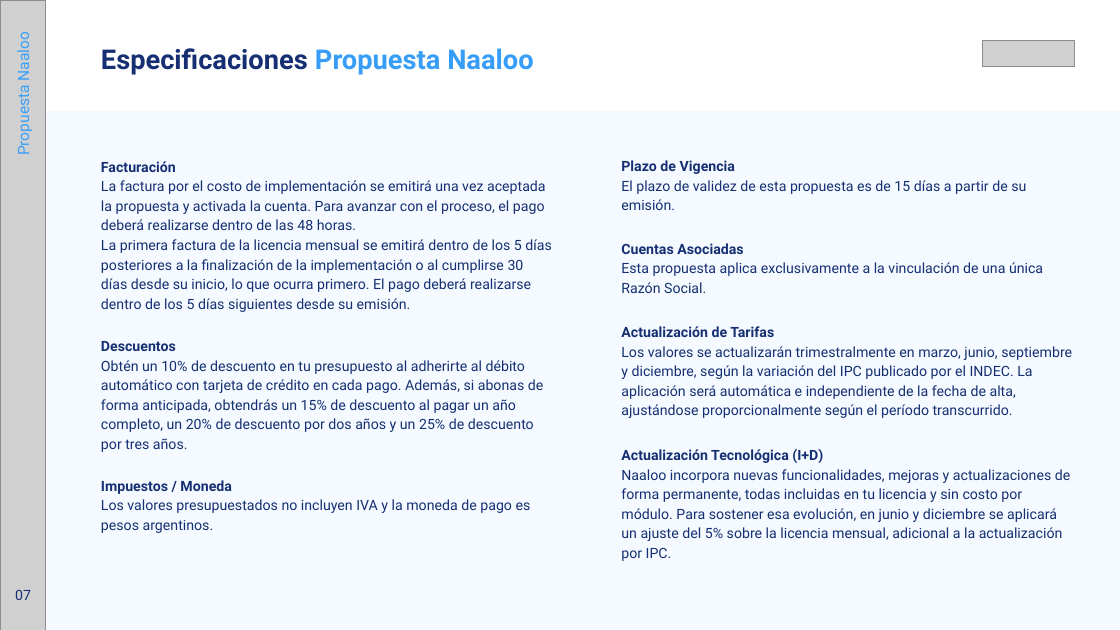
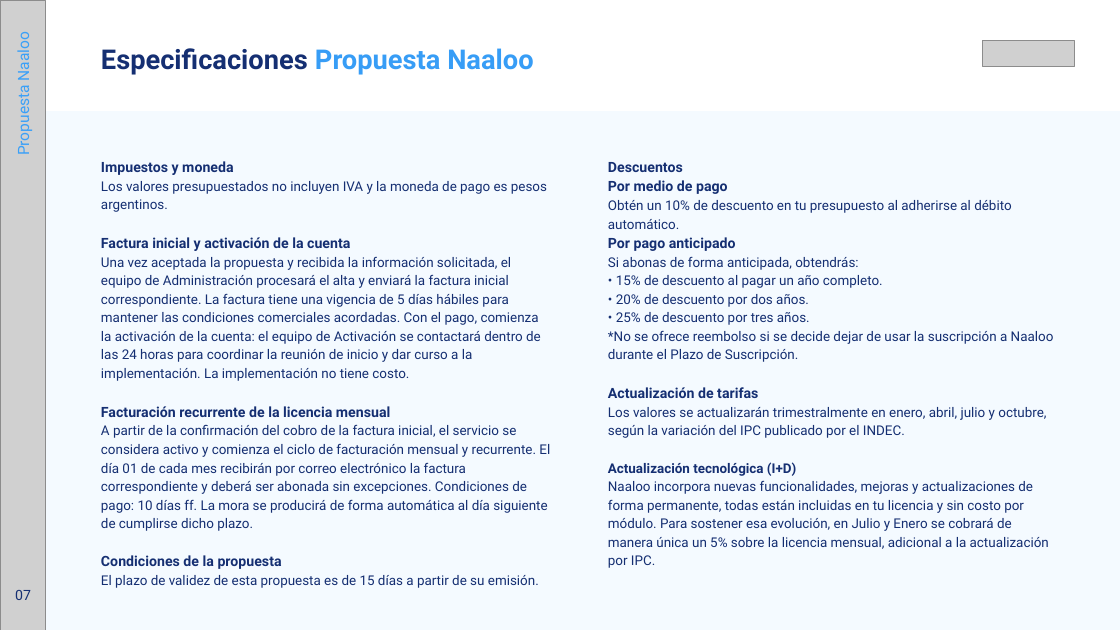
Before and after one commit to Enz1998/presupuestos, a slide deck: slide 7 of public/template_sin_descuento.pptx. Drawn at 1120x630 pixels with LibreOffice and Linux fonts; fonts in the diff are those of the drawing; grey boxes stand for pictures. Boxes give left, top, right and bottom in pixels: in the first picture for what was removed or moved away, otherwise in the second. Text is boxed around its words. In the diff, an @@ line names an element or a change of style, - is before the commit and + after.

```diff
--- a/public/template_sin_descuento.pptx
+++ b/public/template_sin_descuento.pptx
@@ text removed at [101,161,551,312] @@
-Facturación
-La factura por el costo de implementación se emitirá una vez aceptada la propuesta y activada la cuenta. Para avanzar con el proceso, el pago deberá realizarse dentro de las 48 horas.
-La primera factura de la licencia mensual se emitirá dentro de los 5 días posteriores a la finalización de la implementación o al cumplirse 30 días desde su inicio, lo que ocurra primero. El pago deberá realizarse dentro de los 5 días siguientes desde su emisión.
@@ text added at [101,161,550,588], 19 pt, text #152F72 @@
+Impuestos y moneda
+Los valores presupuestados no incluyen IVA y la moneda de pago es pesos argentinos.
+Factura inicial y activación de la cuenta
+Una vez aceptada la propuesta y recibida la información solicitada, el equipo de Administración procesará el alta y enviará la factura inicial correspondiente. La factura tiene una vigencia de 5 días hábiles para mantener las condiciones comerciales acordadas. Con el pago, comienza la activación de la cuenta: el equipo de Activación se contactará dentro de las 24 horas para coordinar la reunión de inicio y dar curso a la implementación. La implementación no tiene costo.
+Facturación recurrente de la licencia mensual
+A partir de la confirmación del cobro de la factura inicial, el servicio se considera activo y comienza el ciclo de facturación mensual y recurrente. El día 01 de cada mes recibirán por correo electrónico la factura correspondiente y deberá ser abonada sin excepciones. Condiciones de pago: 10 días ff. La mora se producirá de forma automática al día siguiente de cumplirse dicho plazo.
+Condiciones de la propuesta
+El plazo de validez de esta propuesta es de 15 días a partir de su emisión.
@@ text removed at [621,160,1026,210] @@
-Plazo de Vigencia
-El plazo de validez de esta propuesta es de 15 días a partir de su emisión.
@@ text added at [608,200,1054,568], 19 pt, text #152F72 @@
+Descuentos
+Por medio de pago
+Obtén un 10% de descuento en tu presupuesto al adherirse al débito automático.
+Por pago anticipado
+Si abonas de forma anticipada, obtendrás:
+• 15% de descuento al pagar un año completo.
+• 20% de descuento por dos años.
+• 25% de descuento por tres años.
+*No se ofrece reembolso si se decide dejar de usar la suscripción a Naaloo durante el Plazo de Suscripción.
+Actualización de tarifas
+Los valores se actualizarán trimestralmente en enero, abril, julio y octubre, según la variación del IPC publicado por el INDEC.
+Actualización tecnológica (I+D)
+Naaloo incorpora nuevas funcionalidades, mejoras y actualizaciones de forma permanente, todas están incluidas en tu licencia y sin costo por módulo. Para sostener esa evolución, en Julio y Enero se cobrará de manera única un 5% sobre la licencia mensual, adicional a la actualización por IPC.
@@ text removed at [621,243,1043,293] @@
-Cuentas Asociadas
-Esta propuesta aplica exclusivamente a la vinculación de una única Razón Social.
@@ text removed at [621,326,1072,418] @@
-Actualización de Tarifas
-Los valores se actualizarán trimestralmente en marzo, junio, septiembre y diciembre, según la variación del IPC publicado por el INDEC. La aplicación será automática e independiente de la fecha de alta, ajustándose proporcionalmente según el período transcurrido.
@@ text removed at [101,341,544,452] @@
-Descuentos
-Obtén un 10% de descuento en tu presupuesto al adherirte al débito automático con tarjeta de crédito en cada pago. Además, si abonas de forma anticipada, obtendrás un 15% de descuento al pagar un año completo, un 20% de descuento por dos años y un 25% de descuento por tres años.
@@ text removed at [621,449,1070,561] @@
-Actualización Tecnológica (I+D)
-Naaloo incorpora nuevas funcionalidades, mejoras y actualizaciones de forma permanente, todas incluidas en tu licencia y sin costo por módulo. Para sostener esa evolución, en junio y diciembre se aplicará un ajuste del 5% sobre la licencia mensual, adicional a la actualización por IPC.
@@ text removed at [101,480,531,533] @@
-Impuestos / Moneda
-Los valores presupuestados no incluyen IVA y la moneda de pago es pesos argentinos.
```
Also in this commit, not shown: 7 other slides changed, 2 other files.
